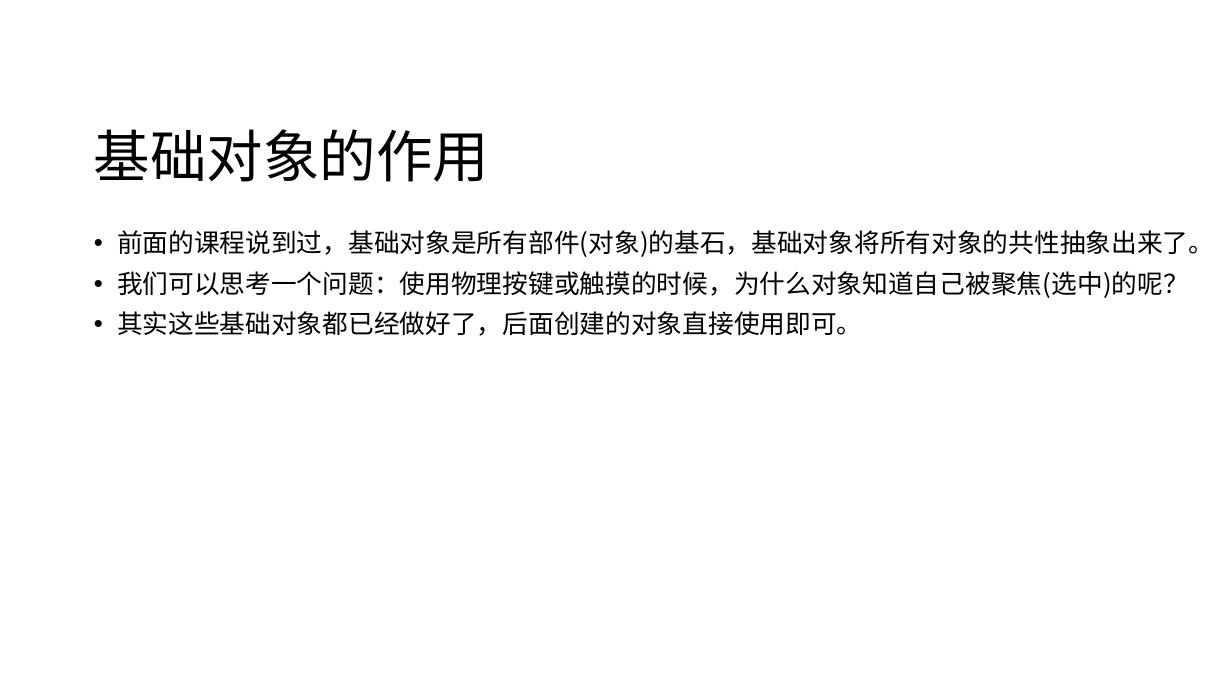
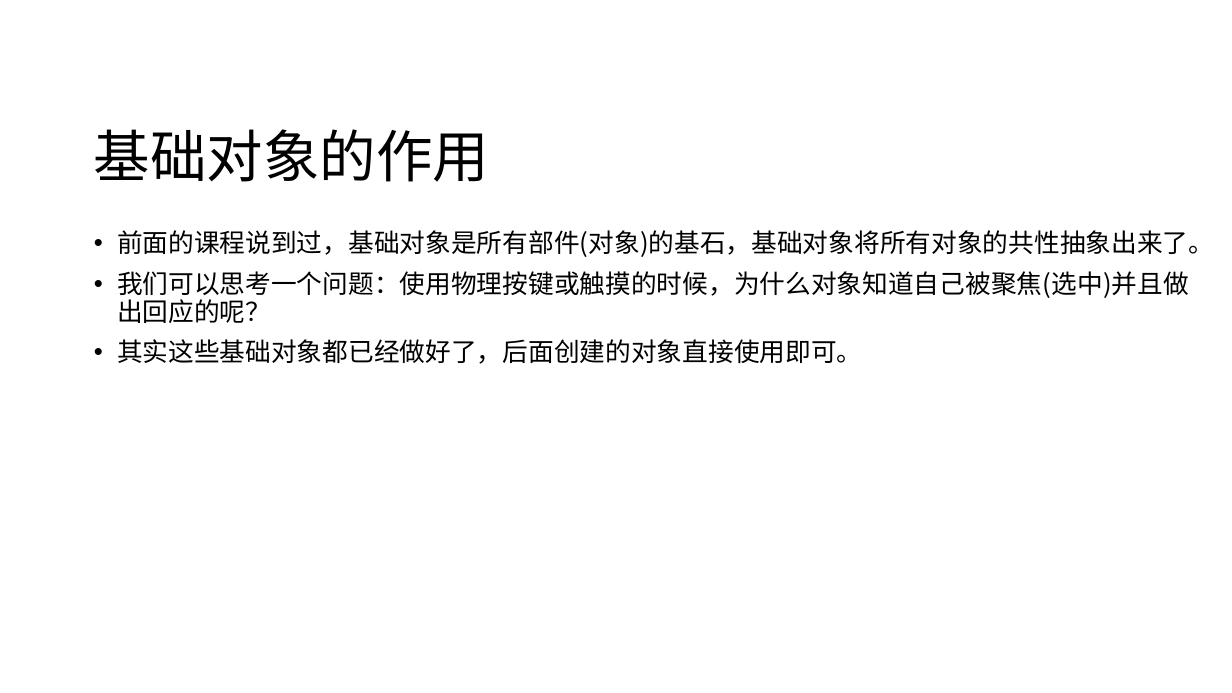
Before and after one commit to namefyw/100ask_lvgl, a slide deck: slide 10 of 01_视频教程/课堂PPT/3-3_使用物理按键代替触摸(groups).pptx. Drawn at 1232x693 pixels with LibreOffice and Linux fonts; fonts in the diff are those of the drawing; background and template pictures are left out. Boxes give left, top, right and bottom in pixels: in the first picture for what was removed or moved away, otherwise in the second. Text is boxed around its words. In the diff, an @@ line names an element or a change of style, - is before the commit and + after.

```diff
--- a/01_视频教程/课堂PPT/3-3_使用物理按键代替触摸(groups).pptx
+++ b/01_视频教程/课堂PPT/3-3_使用物理按键代替触摸(groups).pptx
@@ text at bbox=[117, 271, 1189, 323]: text changed @@
-• 我们可以思考一个问题：使用物理按键或触摸的时候，为什么对象知道自己被聚焦(选中)的呢？
+• 我们可以思考一个问题：使用物理按键或触摸的时候，为什么对象知道自己被聚焦(选中)并且做出回应的呢？
```
Also in this commit, not shown: 1 other slide changed.
